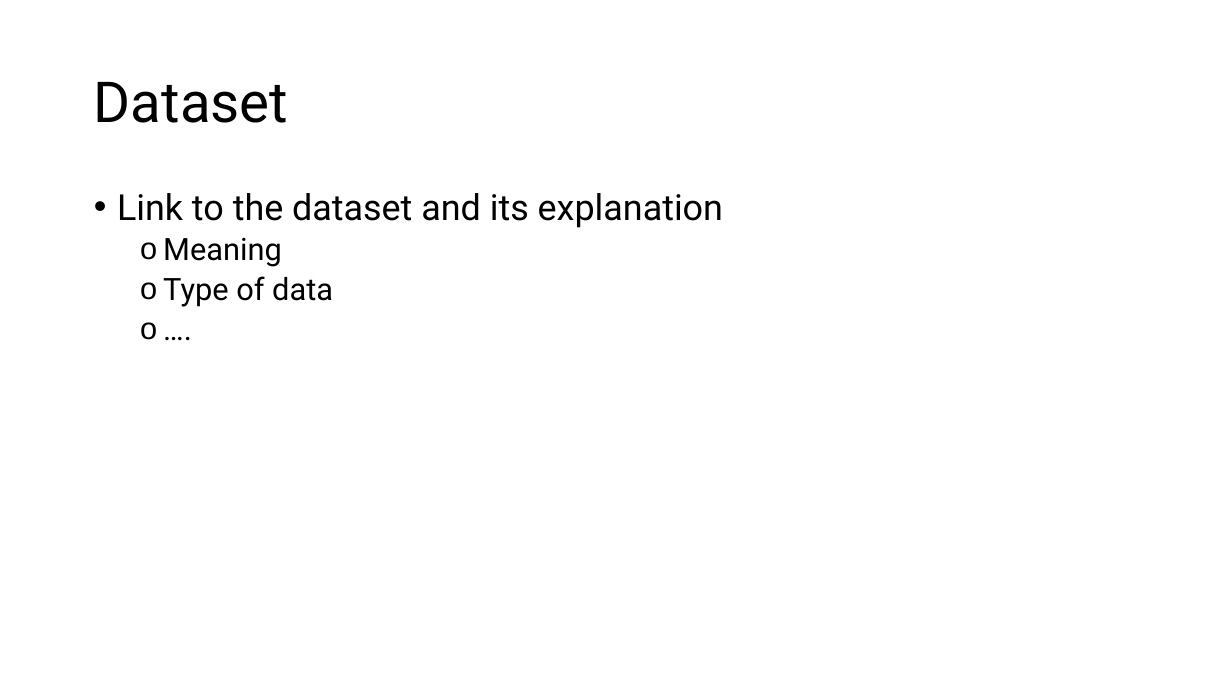
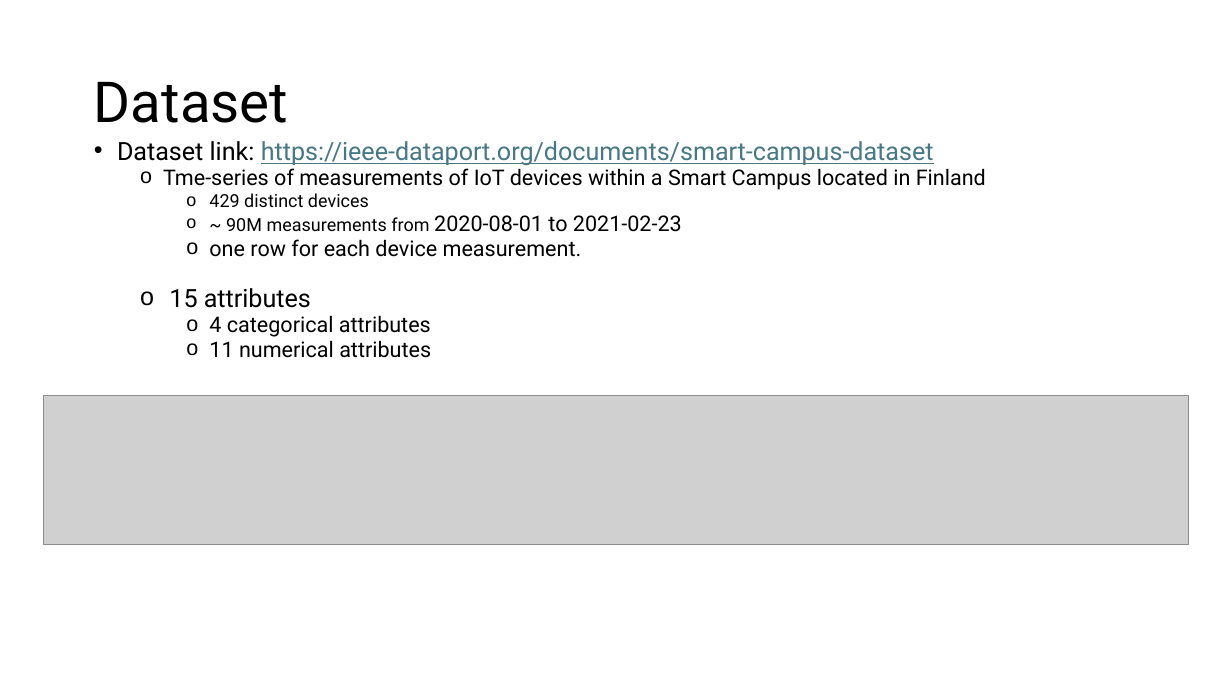
Before and after one commit to ManuelePasini/dataviz, a slide deck: slide 3 of report.pptx. Drawn at 1232x693 pixels with LibreOffice and Linux fonts; fonts in the diff are those of the drawing; grey boxes stand for pictures. Boxes give left, top, right and bottom in pixels: in the first picture for what was removed or moved away, otherwise in the second. Text is boxed around its words. In the diff, an @@ line names an element or a change of style, - is before the commit and + after.

Commit message:
chore: update dataset link

```diff
--- a/report.pptx
+++ b/report.pptx
@@ text at box(117, 141, 986, 358): text changed; size 28 to 16.8 pt @@
-• Link to the dataset and its explanation
-  o Meaning
-  o Type of data
-  o ….
+• Dataset link: https://ieee-dataport.org/documents/smart-campus-dataset
+  o Tme-series of measurements of IoT devices within a Smart Campus located in Finland
+    o 429 distinct devices
+    o ~ 90M measurements from 2020-08-01 to 2021-02-23
+    o one row for each device measurement.
+  o 15 attributes
+    o 4 categorical attributes
+    o 11 numerical attributes
@@ picture added at box(43, 396, 1189, 544) @@
```
